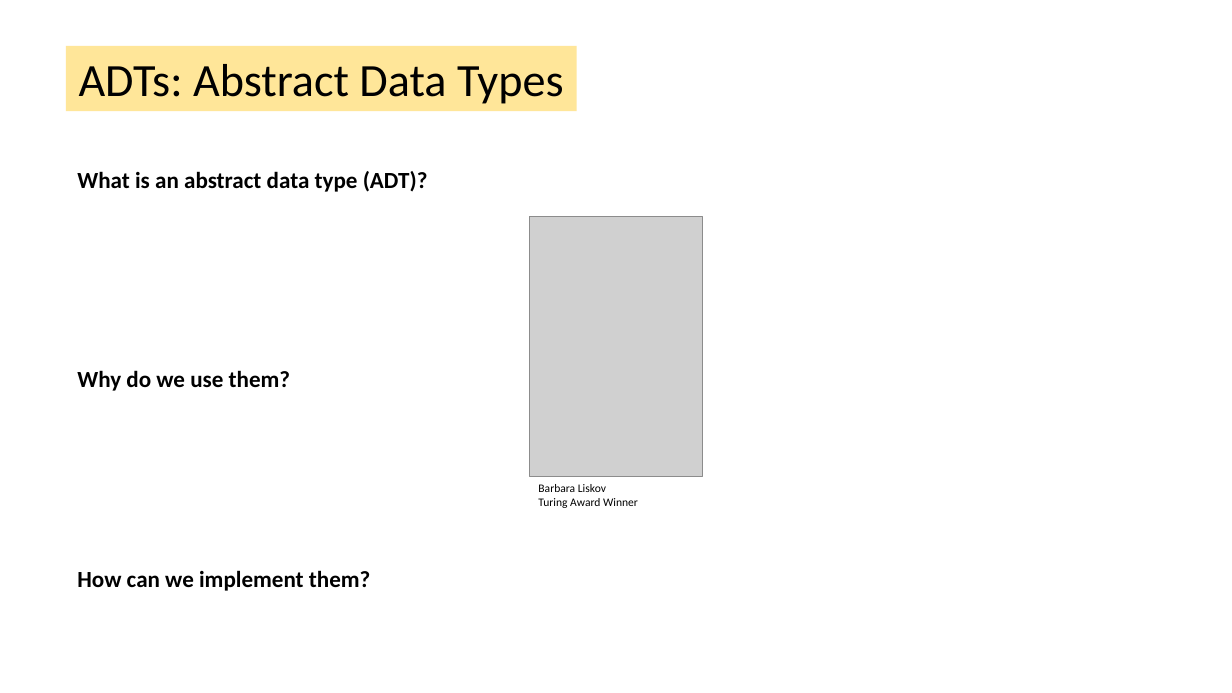
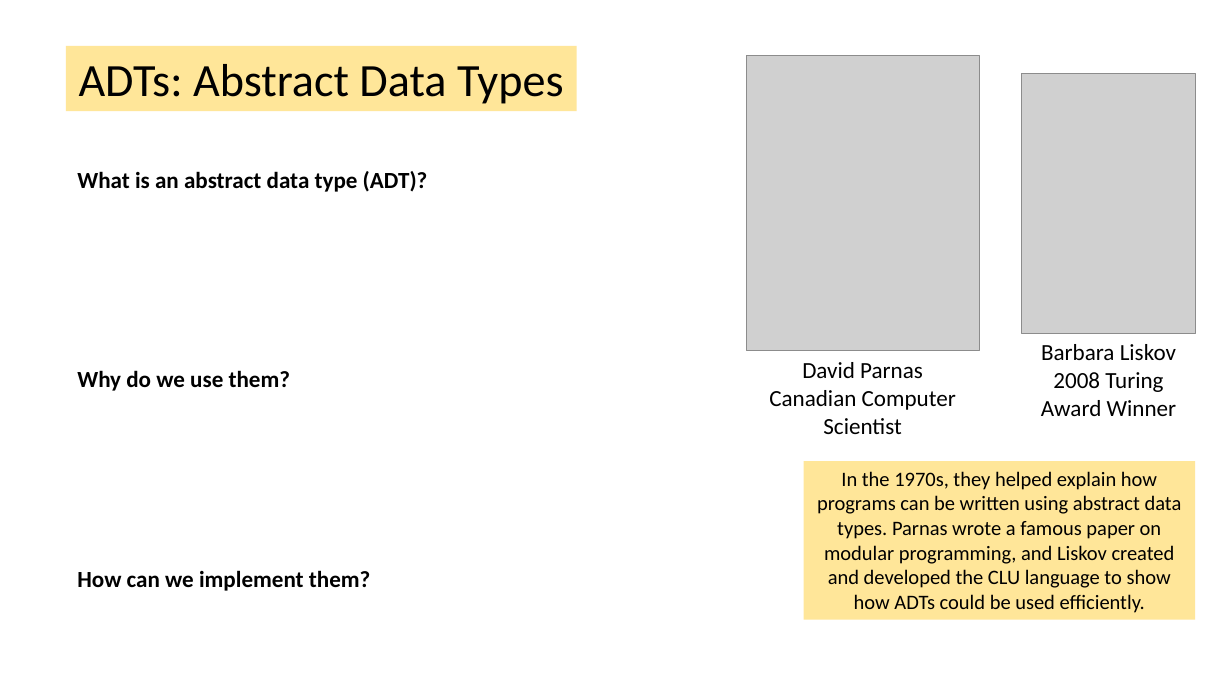
Before and after one commit to tjd1234/cmpt225fall2023, a slide deck: slide 11 of lecture_notes/week4/week4.pptx. Drawn at 1232x693 pixels with LibreOffice and Linux fonts; fonts in the diff are those of the drawing; grey boxes stand for pictures. Boxes give left, top, right and bottom in pixels: in the first picture for what was removed or moved away, otherwise in the second. Text is boxed around its words. In the diff, an @@ line names an element or a change of style, - is before the commit and + after.

```diff
--- a/lecture_notes/week4/week4.pptx
+++ b/lecture_notes/week4/week4.pptx
@@ picture added at [747, 55, 980, 351] @@
@@ picture: place and size @@
-picture at [530, 216, 703, 476]
+picture at [1022, 73, 1196, 333]
@@ text at [1041, 344, 1177, 416]: text changed; size 9 to 18 pt @@
-Barbara Liskov
-Turing Award Winner
+Barbara Liskov
+2008 Turing Award Winner
@@ text added at [769, 362, 956, 434], 18 pt, text #000000 @@
+David Parnas
+Canadian Computer Scientist
@@ rectangle added at [804, 461, 1196, 620], fill #FFE699, 16 pt, text #000000 @@
+In the 1970s, they helped explain how programs can be written using abstract data types. Parnas wrote a famous paper on modular programming, and Liskov created and developed the CLU language to show how ADTs could be used efficiently.
```
Also in this commit, not shown: 4 other slides changed.
